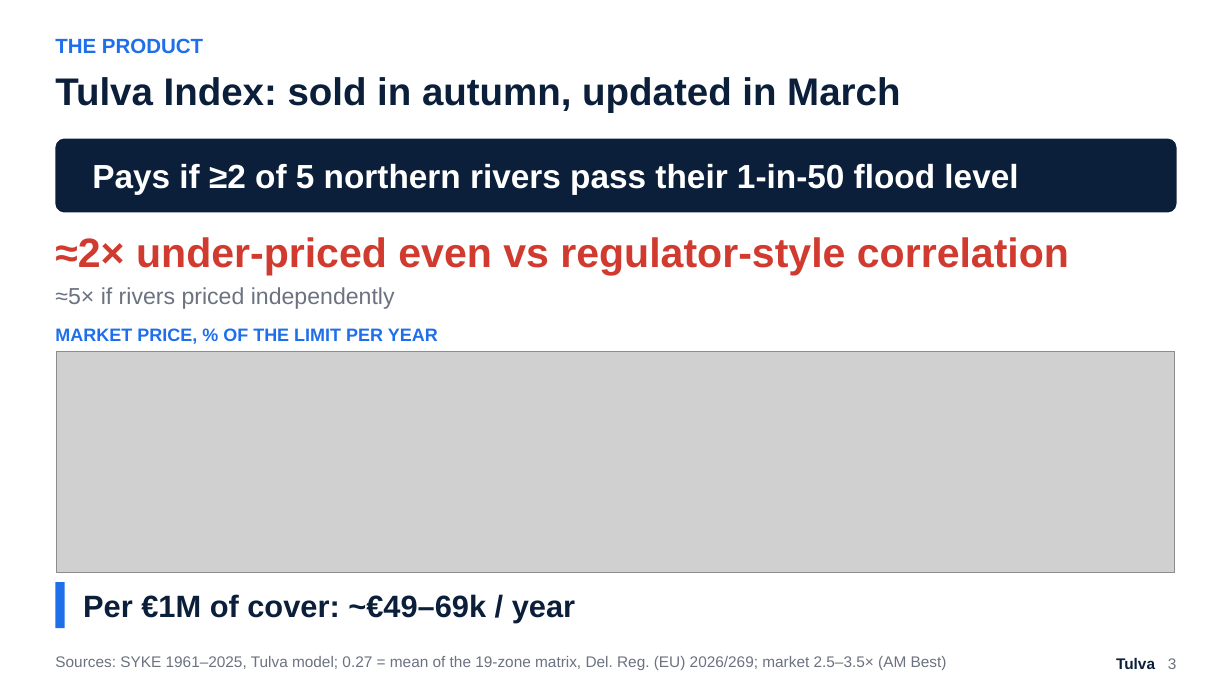
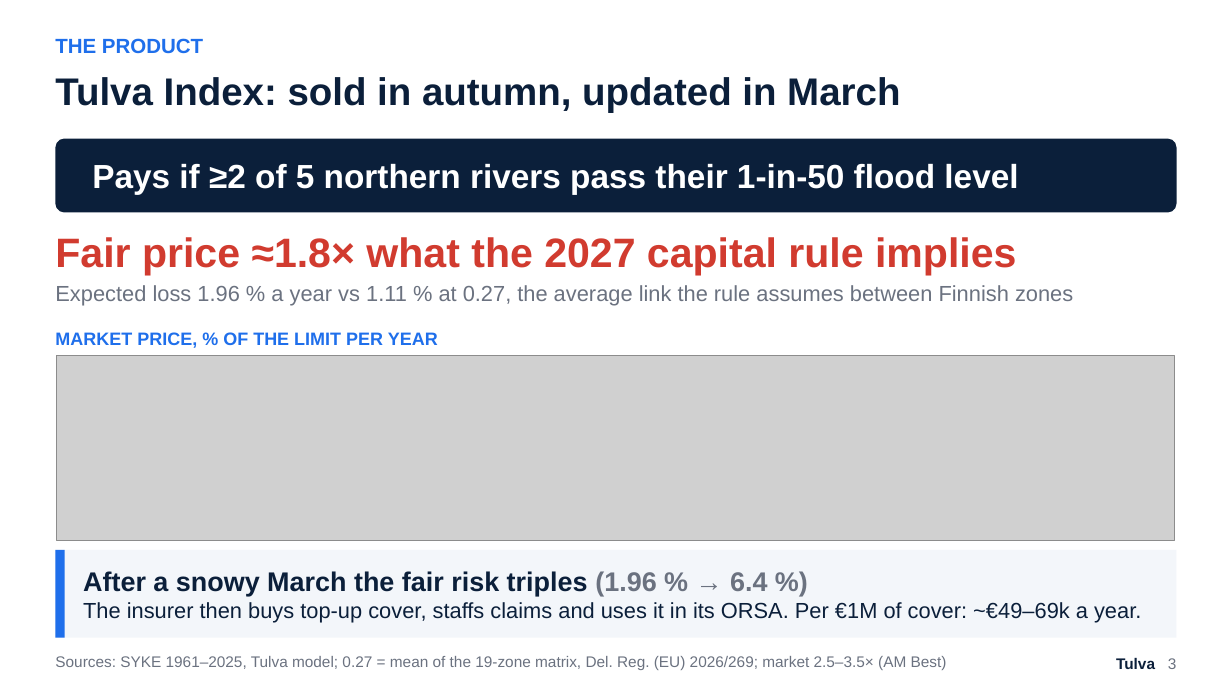
Before and after one commit to Zawaer/tulva, a slide deck: slide 3 of deck/Tulva_QxF2026.pptx. Drawn at 1232x693 pixels with LibreOffice and Linux fonts; fonts in the diff are those of the drawing; grey boxes stand for pictures. Boxes give left, top, right and bottom in pixels: in the first picture for what was removed or moved away, otherwise in the second. Text is boxed around its words. In the diff, an @@ line names an element or a change of style, - is before the commit and + after.

```diff
--- a/deck/Tulva_QxF2026.pptx
+++ b/deck/Tulva_QxF2026.pptx
@@ text at bbox=[55, 237, 1016, 275]: text changed @@
-≈2× under-priced even vs regulator-style correlation
+Fair price ≈1.8× what the 2027 capital rule implies
@@ text at bbox=[55, 285, 1073, 306]: text changed; size 18 to 17 pt @@
-≈5× if rivers priced independently
+Expected loss 1.96 % a year vs 1.11 % at 0.27, the average link the rule assumes between Finnish zones
@@ text "MARKET PRICE, % OF THE ...": place and size @@
-text "MARKET PRICE, % OF THE ..." at bbox=[55, 328, 438, 344]
+text "MARKET PRICE, % OF THE ..." at bbox=[55, 332, 438, 348]
@@ picture: place and size @@
-picture at bbox=[57, 351, 1176, 573]
+picture at bbox=[57, 356, 1176, 541]
@@ rectangle: place and size @@
-rectangle at bbox=[55, 582, 65, 628]
+rectangle at bbox=[55, 550, 65, 638]
@@ rectangle added at bbox=[55, 550, 1177, 638], fill #F3F6FA @@
@@ text at bbox=[83, 571, 1141, 623]: text changed; size 24 to 17 pt; bold off @@
-Per €1M of cover: ~€49–69k / year
+After a snowy March the fair risk triples (1.96 % → 6.4 %)
+The insurer then buys top-up cover, staffs claims and uses it in its ORSA. Per €1M of cover: ~€49–69k a year.
```
Also in this commit, not shown: 5 other slides changed, 1 slide added, 30 other files.
